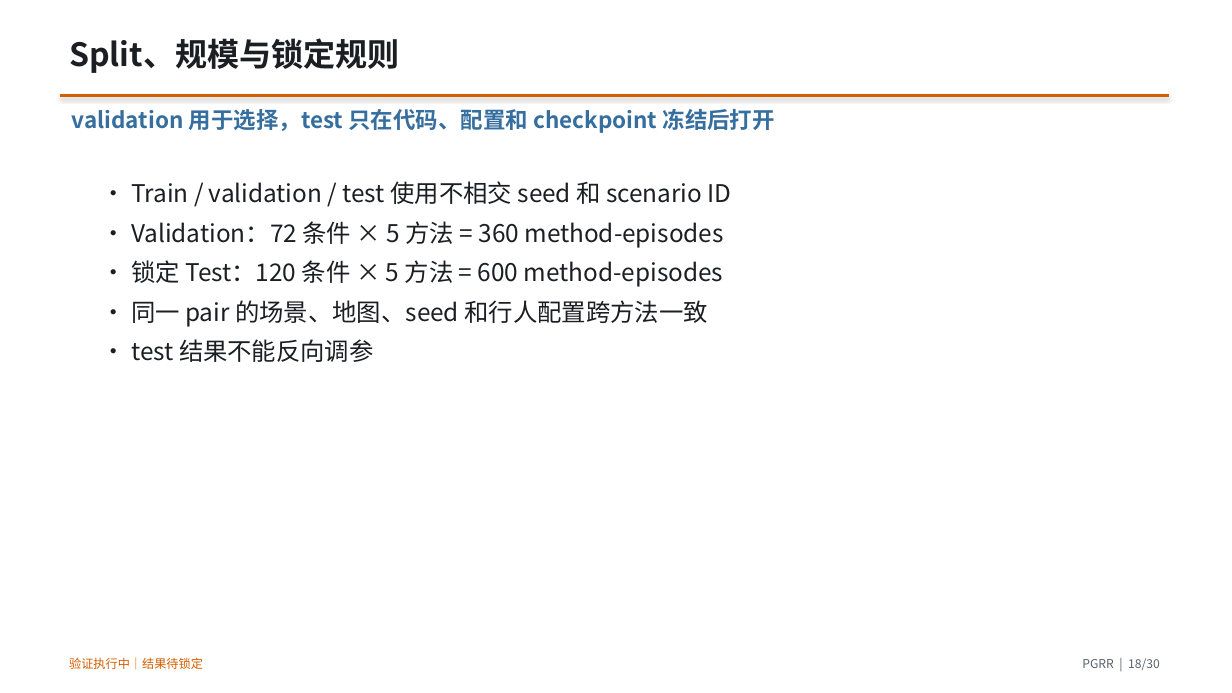
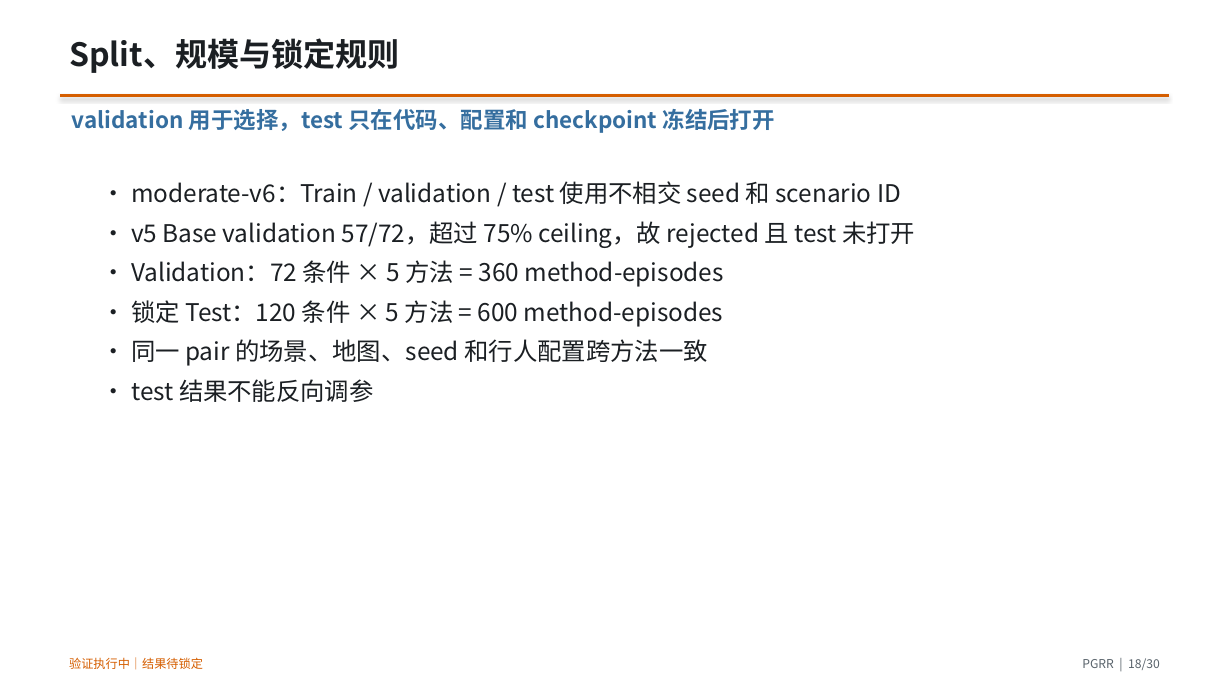
Before and after one commit to CC-robotics/PGRR, a slide deck: slide 18 of presentation/PGRR_report_zh.pptx. Drawn at 1232x693 pixels with LibreOffice and Linux fonts; fonts in the diff are those of the drawing. Boxes give left, top, right and bottom in pixels: in the first picture for what was removed or moved away, otherwise in the second. Text is boxed around its words. In the diff, an @@ line names an element or a change of style, - is before the commit and + after.

```diff
--- a/presentation/PGRR_report_zh.pptx
+++ b/presentation/PGRR_report_zh.pptx
@@ text at <box>131,181,915,248</box>: text changed @@
-• Train / validation / test 使用不相交 seed 和 scenario ID
+• moderate-v6：Train / validation / test 使用不相交 seed 和 scenario ID
+• v5 Base validation 57/72，超过 75% ceiling，故 rejected 且 test 未打开
```
Also in this commit, not shown: 5 other slides changed, 17 other files.
